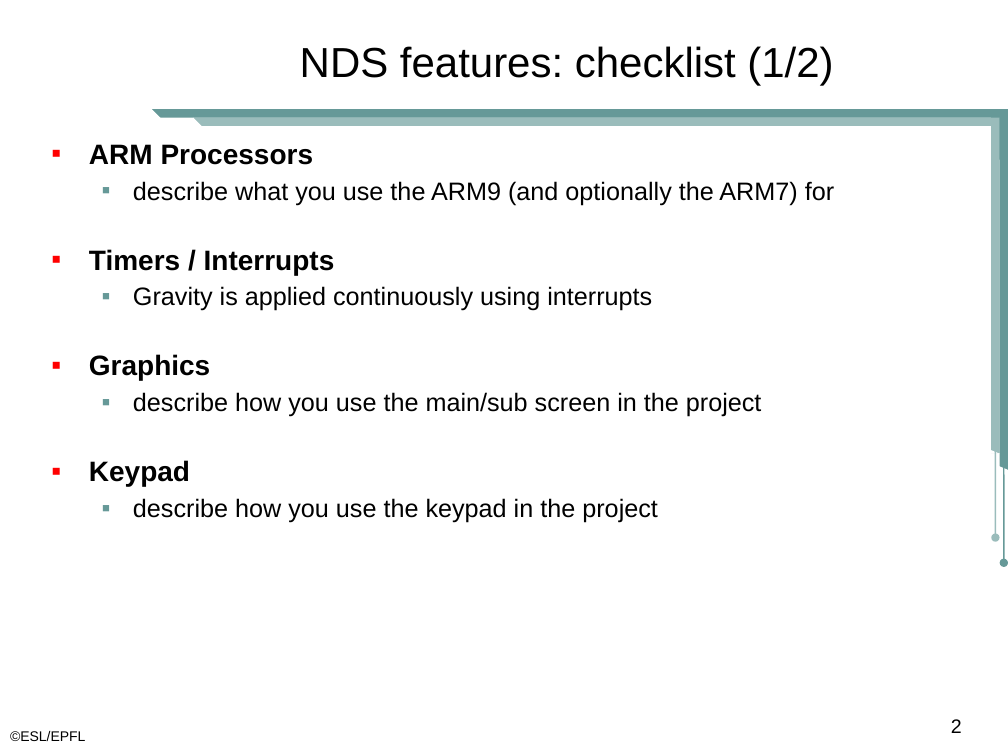
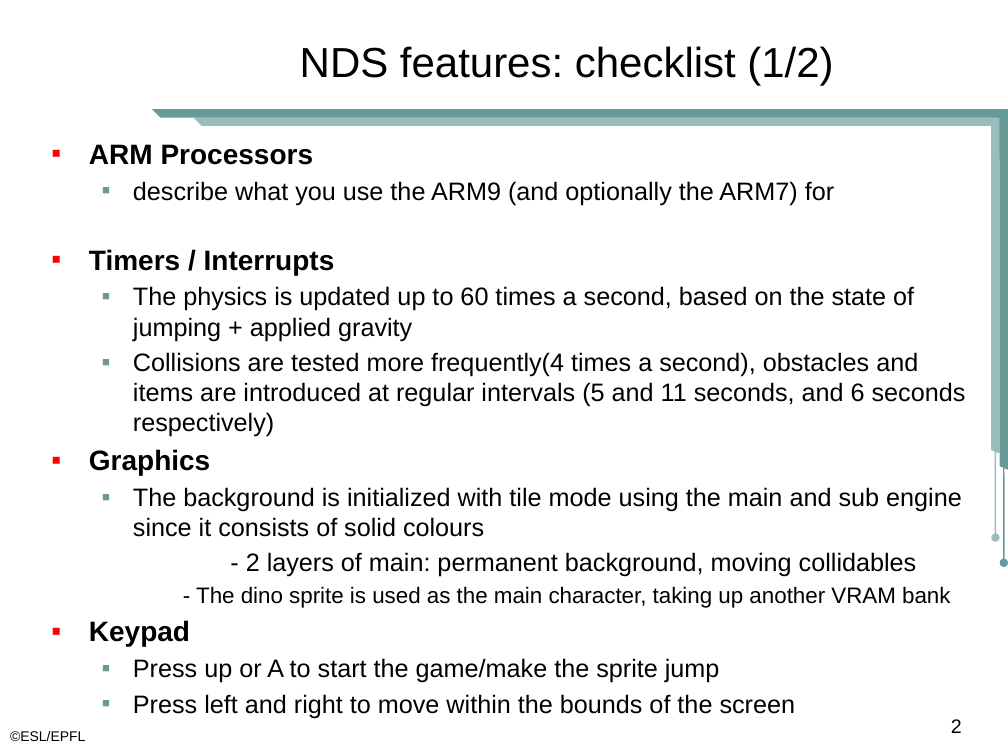
Before and after one commit to thomasonzhou/dino-run-nds, a slide deck: slide 2 of docs/Dino_Run_Presentation.pptx. Drawn at 1008x756 pixels with LibreOffice and Linux fonts; fonts in the diff are those of the drawing; background and template pictures are left out. Boxes give left, top, right and bottom in pixels: in the first picture for what was removed or moved away, otherwise in the second. Text is boxed around its words. In the diff, an @@ line names an element or a change of style, - is before the commit and + after.

```diff
--- a/docs/Dino_Run_Presentation.pptx
+++ b/docs/Dino_Run_Presentation.pptx
@@ text at (133, 286, 966, 437): text changed @@
-  ▪ Gravity is applied continuously using interrupts
+  ▪ The physics is updated up to 60 times a second, based on the state of jumping + applied gravity
+  ▪ Collisions are tested more frequently(4 times a second), obstacles and items are introduced at regular intervals (5 and 11 seconds, and 6 seconds respectively)
@@ text at (133, 487, 962, 608): text changed @@
-  ▪ describe how you use the main/sub screen in the project
+  ▪ The background is initialized with tile mode using the main and sub engine since it consists of solid colours
+  - 2 layers of main: permanent background, moving collidables
+    - The dino sprite is used as the main character, taking up another VRAM bank
@@ text at (133, 658, 796, 718): text changed @@
-  ▪ describe how you use the keypad in the project
+  ▪ Press up or A to start the game/make the sprite jump
+  ▪ Press left and right to move within the bounds of the screen
```
Also in this commit, not shown: 1 other slide changed, 18 other files.
